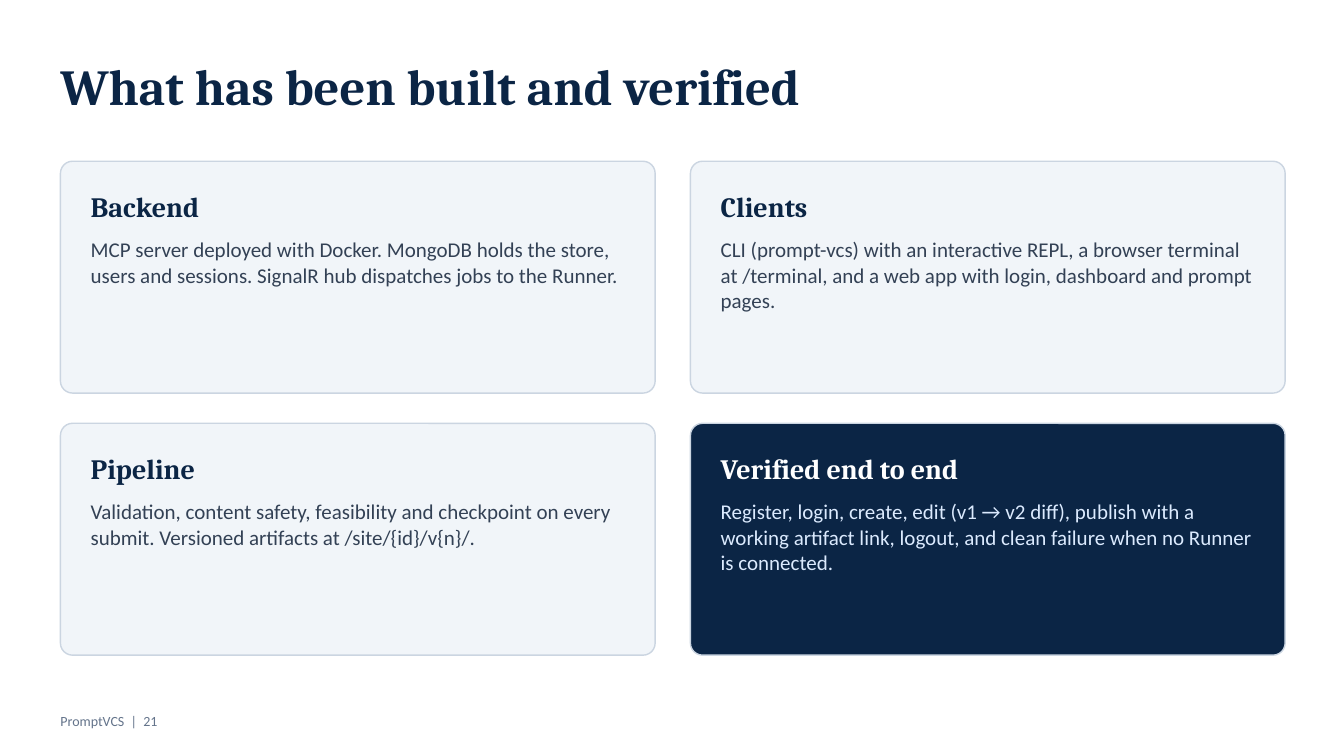
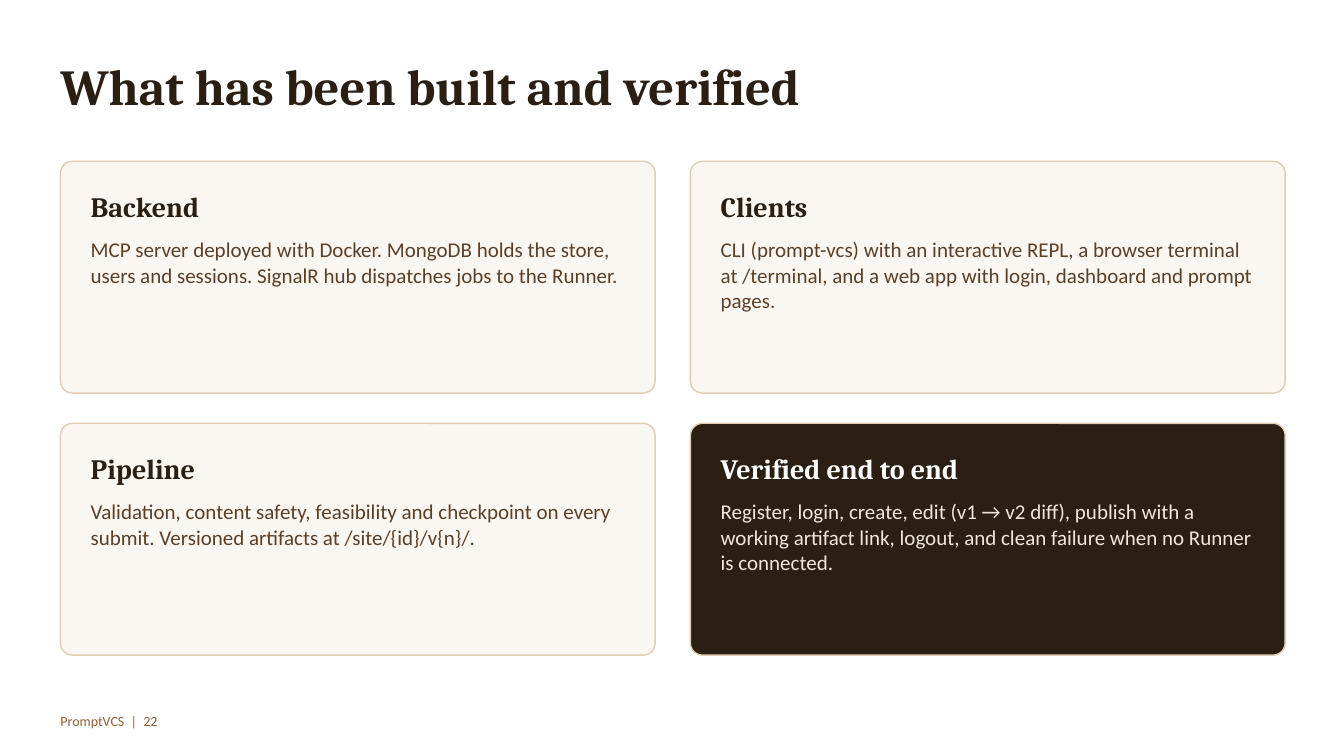
Before and after one commit to SahilHanda300/prompt-vcs, a slide deck: slide 22 of docs/PromptVCS-Presentation.pptx (slide 21 before the commit). Drawn at 1344x756 pixels with LibreOffice and Linux fonts; fonts in the diff are those of the drawing. Boxes give left, top, right and bottom in pixels: in the first picture for what was removed or moved away, otherwise in the second. Text is boxed around its words. In the diff, an @@ line names an element or a change of style, - is before the commit and + after.

Commit message:
Add CLI parity for favorites/rename/admin user management; fold PPT what's new slides into the existing narrative

```diff
--- a/docs/PromptVCS-Presentation.pptx
+++ b/docs/PromptVCS-Presentation.pptx
@@ fill #F1F5F9 to #FAF6F2; outline #CBD5E1 1 pt to #E0CDB3 1 pt in 3 elements at <box>60,161,655,393</box>, <box>691,161,1286,393</box>, <box>60,423,655,655</box> @@
@@ text colour #0B2545 to #2B1F14 in 4 elements at <box>60,69,800,106</box>, <box>91,197,199,217</box>, <box>721,197,808,218</box>, <box>91,459,195,485</box> @@
@@ rounded rectangle at <box>691,423,1286,655</box>: fill #0B2545 to #2B1F14; outline #CBD5E1 1 pt to #E0CDB3 1 pt @@
@@ text colour #334155 to #5C4026 in 3 elements at <box>91,242,617,287</box>, <box>721,242,1252,312</box>, <box>91,504,610,548</box> @@
@@ text "Register, login, create, edit (v1 ..." at <box>721,504,1251,570</box>: text colour #DBEAFE to #F0E6DA @@
@@ text at <box>60,717,157,729</box>: text changed; text colour #64748B to #8F6239 @@
-PromptVCS | 21
+PromptVCS | 22
```
Also in this commit, not shown: 21 other slides changed, 1 slide added, 3 other files.
